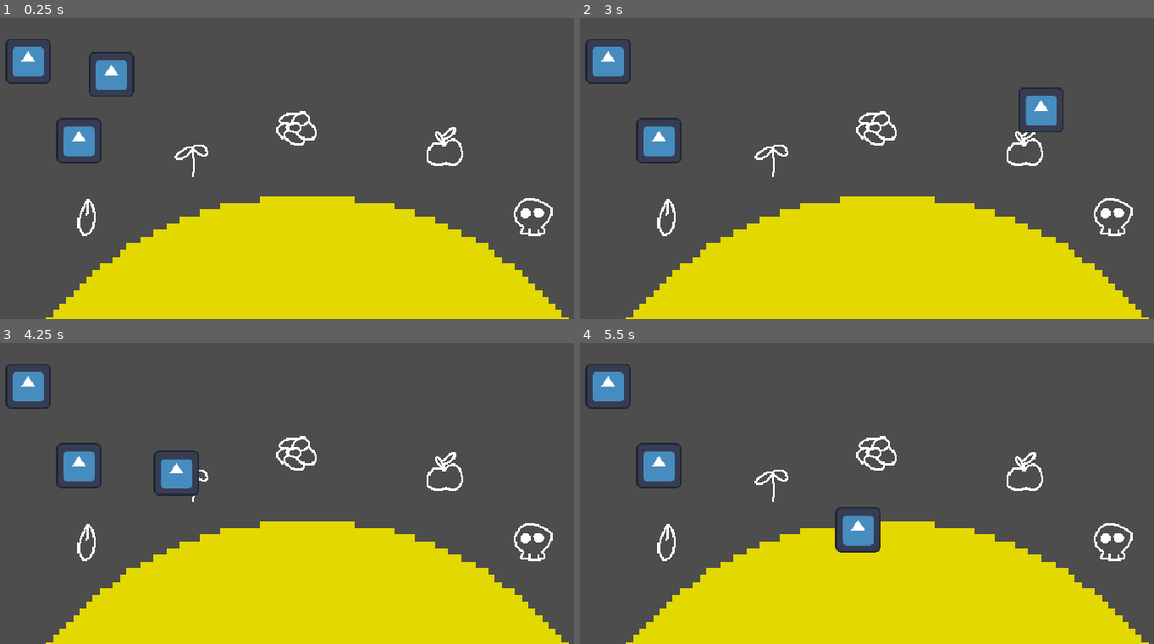
Above: before the commit, frames 1-4 (two rows, left to right).
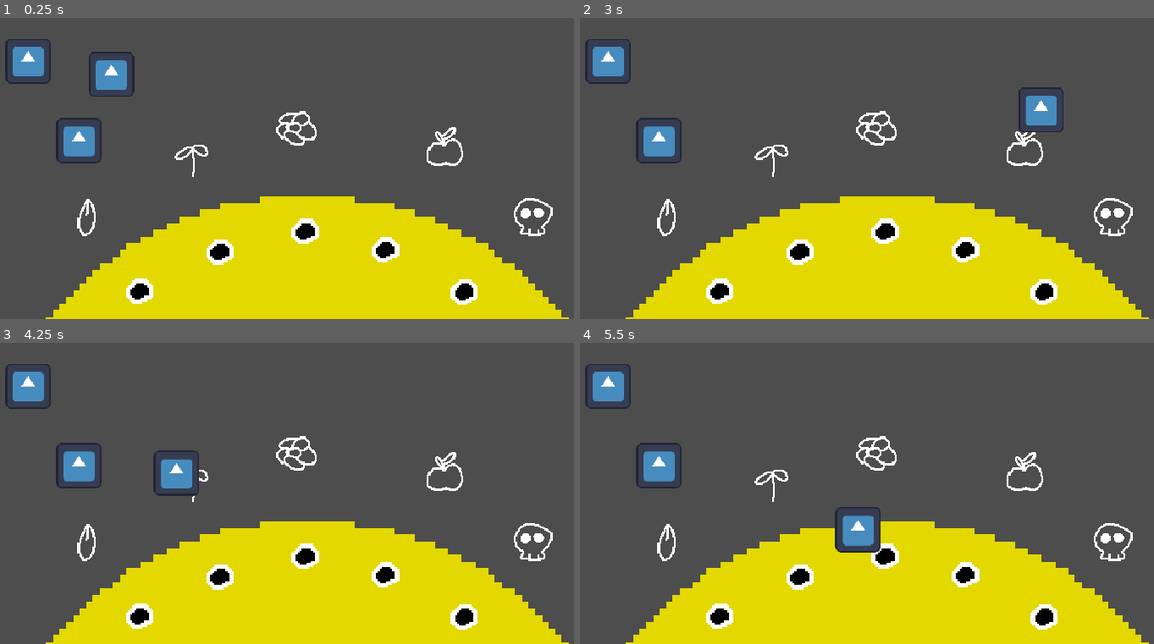
Above: after the commit, the same moments.

Repository: Joestar-V/countdown-jam
Game: Godot game, scene res://game.tscn
Two runs of this game, one before a commit and one after it. Both use one fixed random seed, a clock stepped at 60 frames per second and the inputs below. The engine's default icon, where the game draws it, is replaced by a stand-in: a white triangle on a blue panel in a dark square.
Inputs (mouse positions are in pixels of both pictures, inside the frame that each line leads up to):
- Up to frame 1 (0.25 s): no input
- Up to frame 2 (3 s): click (689, 75) at 0.52 s; click (689, 75) at 1.27 s; click (689, 75) at 2.02 s; tap Enter at 2.75 s; move the mouse to (1039, 108) at 2.77 s
- Up to frame 3 (4.25 s): tap Space at 3.5 s; move the mouse to (177, 472) at 3.52 s
- Up to frame 4 (5.5 s): tap Enter at 4.25 s; move the mouse to (958, 370) at 4.27 s; tap Space at 5 s; move the mouse to (861, 529) at 5.02 s

The runs differ from the first frame. In frame 1, 1.6% of the frame differs, in the area x 21-84%, y 66-96%; in frame 2, 1.6%; in frame 3, 1.6%; in frame 4, 1.6%.

Commit message:
trying to get the stupid wheel to spin

Diff:
--- a/tzolkin-farm/game.tscn
+++ b/tzolkin-farm/game.tscn
@@ -10,32 +10,90 @@
 [ext_resource type="Texture2D" uid="uid://o2ax2jjy3s3x" path="res://art/sproutsymbol.png" id="6_hve3p"]
 [ext_resource type="Texture2D" uid="uid://c6v3lkqytohw1" path="res://art/seedlingsymbol.png" id="7_mfdv2"]
 
+[sub_resource type="Animation" id="Animation_vef74"]
+length = 0.001
+tracks/0/type = "value"
+tracks/0/imported = false
+tracks/0/enabled = true
+tracks/0/path = NodePath("Wheel:position")
+tracks/0/interp = 1
+tracks/0/loop_wrap = true
+tracks/0/keys = {
+"times": PackedFloat32Array(0),
+"transitions": PackedFloat32Array(1),
+"update": 0,
+"values": [Vector2(473, 841)]
+}
+tracks/1/type = "value"
+tracks/1/imported = false
+tracks/1/enabled = true
+tracks/1/path = NodePath("Wheel:rotation")
+tracks/1/interp = 1
+tracks/1/loop_wrap = true
+tracks/1/keys = {
+"times": PackedFloat32Array(0),
+"transitions": PackedFloat32Array(1),
+"update": 0,
+"values": [0.0]
+}
+
+[sub_resource type="Animation" id="Animation_hve3p"]
+resource_name = "wheelspin"
+tracks/0/type = "value"
+tracks/0/imported = false
+tracks/0/enabled = true
+tracks/0/path = NodePath("Wheel:position")
+tracks/0/interp = 1
+tracks/0/loop_wrap = true
+tracks/0/keys = {
+"times": PackedFloat32Array(0),
+"transitions": PackedFloat32Array(1),
+"update": 0,
+"values": [Vector2(473, 841)]
+}
+tracks/1/type = "value"
+tracks/1/imported = false
+tracks/1/enabled = true
+tracks/1/path = NodePath("Wheel:rotation")
+tracks/1/interp = 1
+tracks/1/loop_wrap = true
+tracks/1/keys = {
+"times": PackedFloat32Array(0, 1),
+"transitions": PackedFloat32Array(1, 1),
+"update": 0,
+"values": [0.0, 0.3298672286269279]
+}
+
+[sub_resource type="AnimationLibrary" id="AnimationLibrary_mfdv2"]
+_data = {
+&"RESET": SubResource("Animation_vef74"),
+&"wheelspin": SubResource("Animation_hve3p")
+}
+
 [node name="Game" type="Node2D" unique_id=1509497783]
 script = ExtResource("1_vef74")
 
 [node name="Wheel" parent="." unique_id=965928083 instance=ExtResource("1_feb5d")]
 position = Vector2(473, 841)
 
-[node name="Slot" parent="." unique_id=658892514 instance=ExtResource("2_e2o6t")]
-visible = false
-position = Vector2(235, 501)
+[node name="Slot2" parent="Wheel" unique_id=658892514 instance=ExtResource("2_e2o6t")]
+position = Vector2(-238, -340)
 open = true
 
-[node name="Slot2" parent="." unique_id=528141128 instance=ExtResource("2_e2o6t")]
-visible = false
-position = Vector2(349, 445)
+[node name="Slot3" parent="Wheel" unique_id=528141128 instance=ExtResource("2_e2o6t")]
+position = Vector2(-124, -396)
 
-[node name="Slot3" parent="." unique_id=677792465 instance=ExtResource("2_e2o6t")]
-visible = false
-position = Vector2(456, 420)
+[node name="Slot4" parent="Wheel" unique_id=677792465 instance=ExtResource("2_e2o6t")]
+position = Vector2(-3, -425)
 
-[node name="Slot4" parent="." unique_id=571329795 instance=ExtResource("2_e2o6t")]
-visible = false
-position = Vector2(583, 442)
+[node name="Slot5" parent="Wheel" unique_id=571329795 instance=ExtResource("2_e2o6t")]
+position = Vector2(110, -399)
 
-[node name="Slot5" parent="." unique_id=921799361 instance=ExtResource("2_e2o6t")]
-visible = false
-position = Vector2(663, 494)
+[node name="Slot6" parent="Wheel" unique_id=921799361 instance=ExtResource("2_e2o6t")]
+position = Vector2(222, -339)
+
+[node name="Slot1" parent="Wheel" unique_id=549096188 instance=ExtResource("2_e2o6t")]
+position = Vector2(-323, -248)
 
 [node name="symbols" type="Node2D" parent="." unique_id=1184561991]
 scale = Vector2(1.5, 1.5)
@@ -76,4 +134,7 @@
 [node name="Seed2" parent="Seedpouch" unique_id=427494486 instance=ExtResource("1_80nbo")]
 position = Vector2(149, 287)
 
+[node name="AnimationPlayer" type="AnimationPlayer" parent="." unique_id=411556663]
+libraries/ = SubResource("AnimationLibrary_mfdv2")
+
 [connection signal="turn_over" from="Seedpouch/Seed" to="." method="_on_seed_turn_over"]
